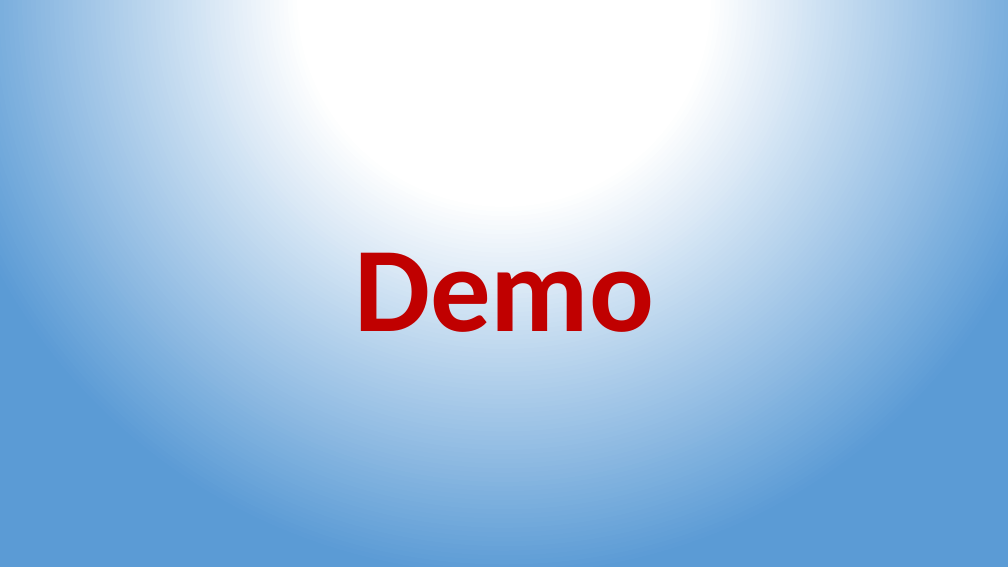
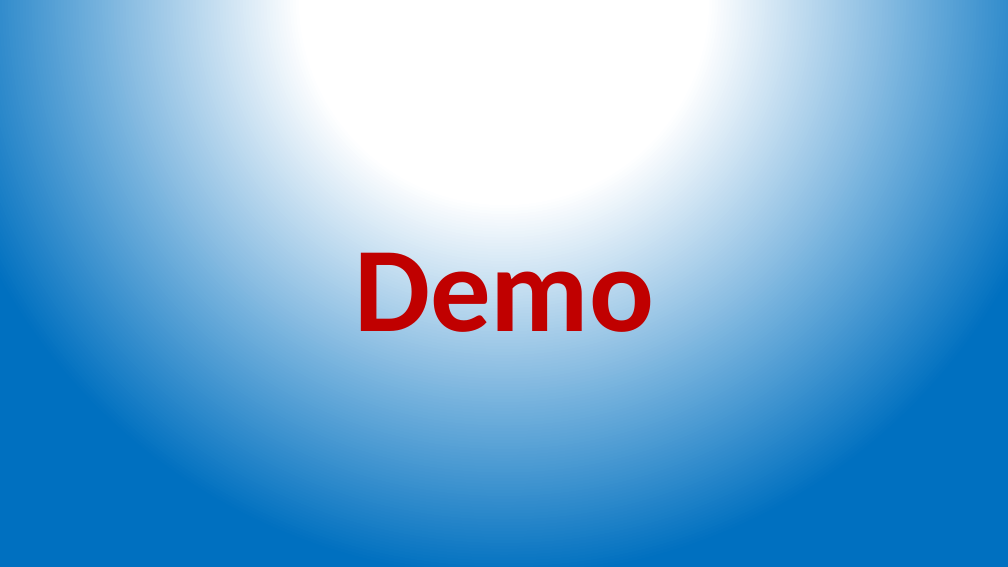
Before and after one commit to glasgow18/team-3, a slide deck: slide 3 of Presentation.pptx. Drawn at 1008x567 pixels with LibreOffice and Linux fonts; fonts in the diff are those of the drawing. Boxes give left, top, right and bottom in pixels: in the first picture for what was removed or moved away, otherwise in the second. Text is boxed around its words. In the diff, an @@ line names an element or a change of style, - is before the commit and + after.

```diff
--- a/Presentation.pptx
+++ b/Presentation.pptx
@@ background gradient #FFFFFF to #5B9BD5 to gradient #FFFFFF to #0070C0 @@
```
Also in this commit, not shown: 1 other slide changed, 3 slides added, 1 slide removed.
